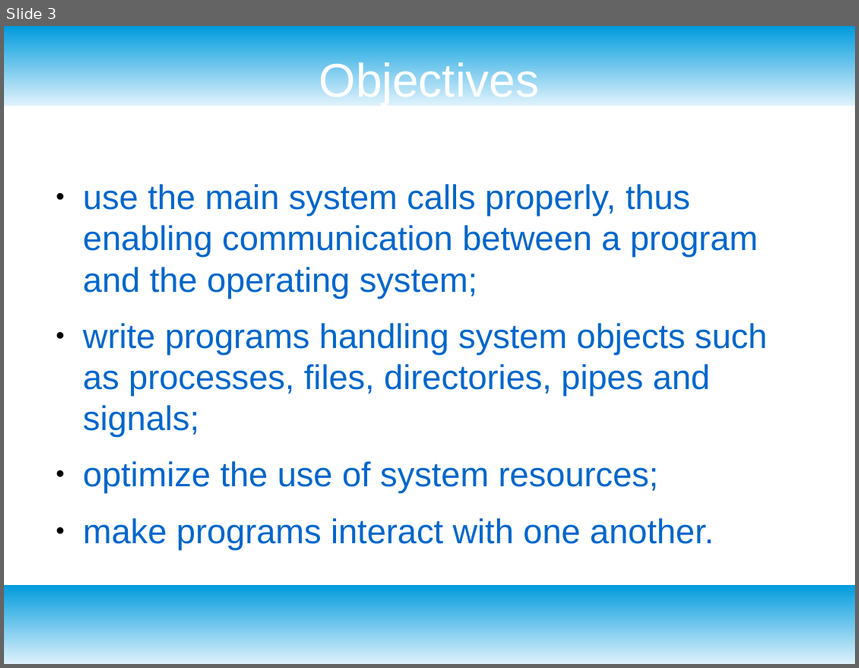
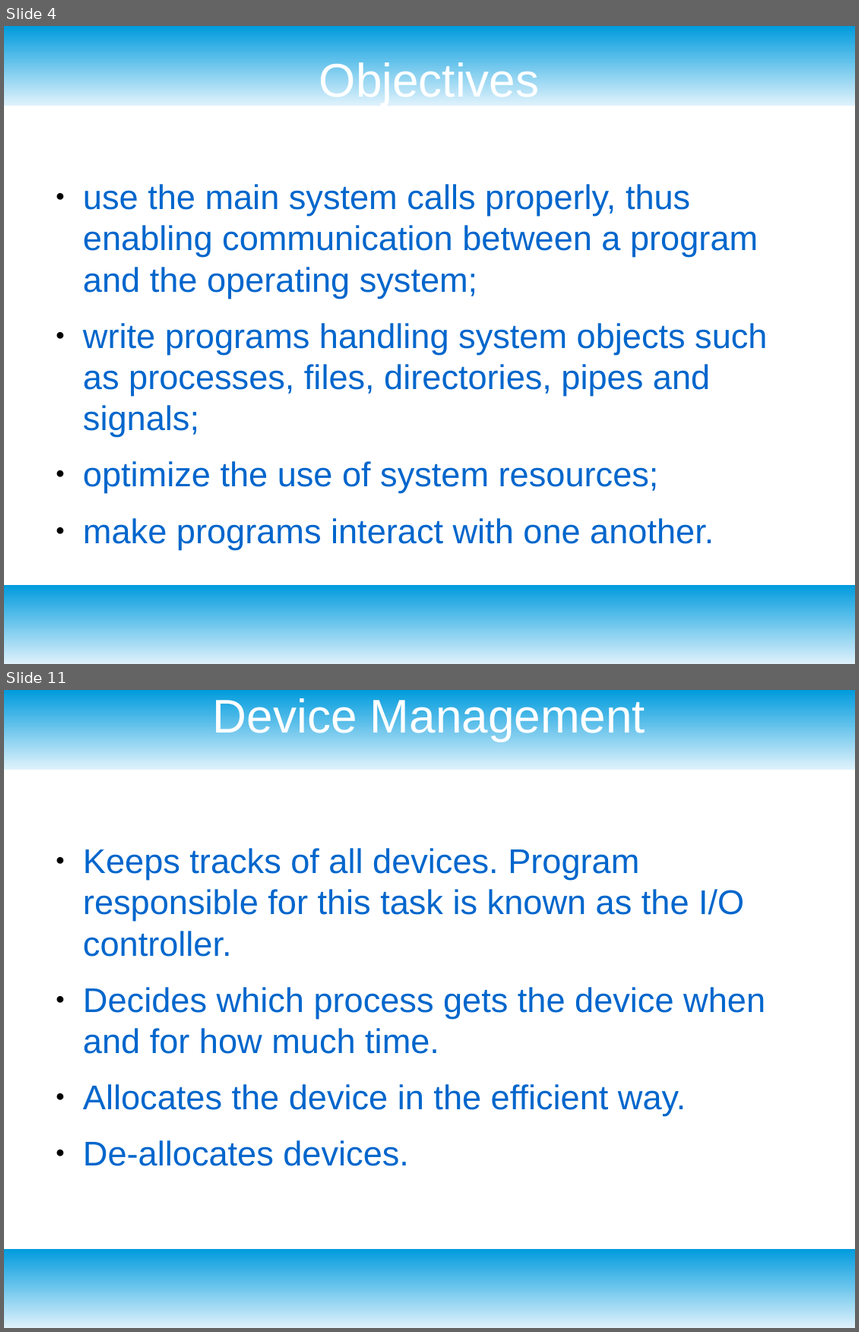
Before and after one commit to alievako/systemprogramming, a slide deck: lc1.odp. Shown one above the other, each under a label of ours: slide 3 before the commit, slides 4 and 11 after it; the slides between them are not shown. The pictures are 859x668 and 859x1332 pixels, drawn with LibreOffice and Linux fonts; fonts in the diff are those of the drawing. Boxes give left, top, right and bottom in pixels: in the first picture for what was removed or moved away, otherwise in the second. Text is boxed around its words. In the diff, an @@ line names an element or a change of style, - is before the commit and + after.

```diff
--- a/lc1.odp
+++ b/lc1.odp
@@ slide 11 added at box(4, 690, 855, 1328), background #FFFFFF; not listed: 2 template elements that a slide beside it also shows @@
@@ title added at box(213, 695, 645, 741), 44 pt, text #FFFFFF @@
+Device Management
@@ text added at box(83, 848, 766, 1167), 32 pt, text #0066CC @@
+● Keeps tracks of all devices. Program responsible for this task is known as the I/O controller.
+● Decides which process gets the device when and for how much time.
+● Allocates the device in the efficient way.
+● De-allocates devices.
@@ what was slide 3 is now slide 4 @@
```
Also in this commit, not shown: 2 slides changed, 38 other slides added, 1 slide removed, 4 other files.
